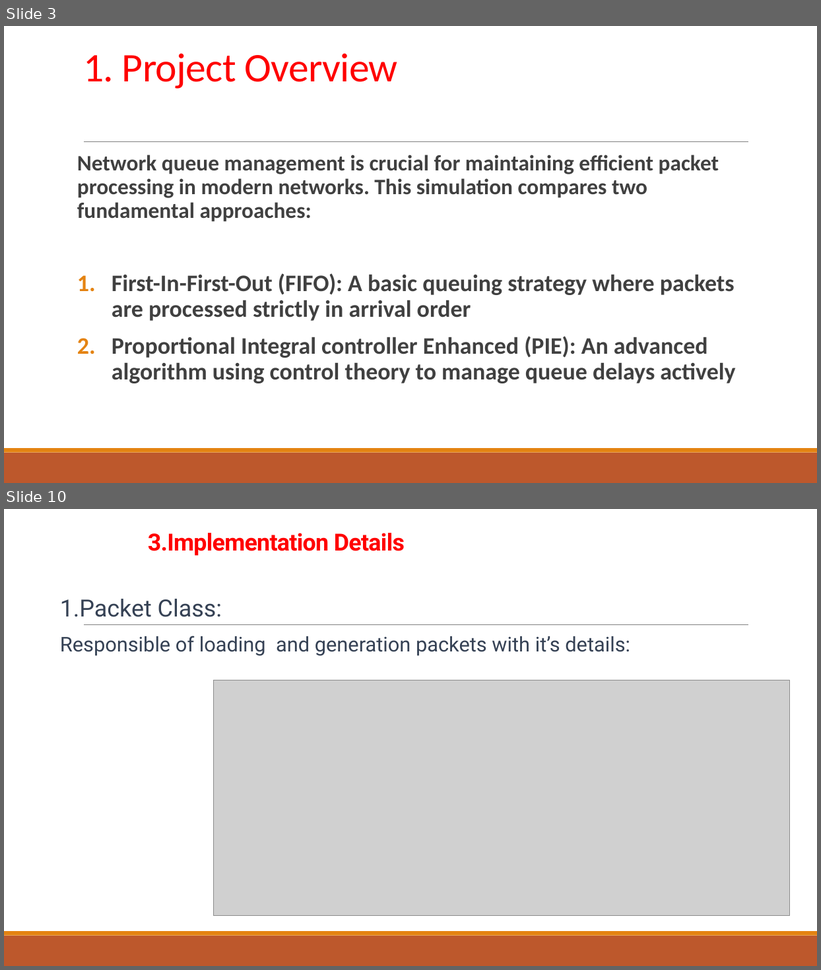
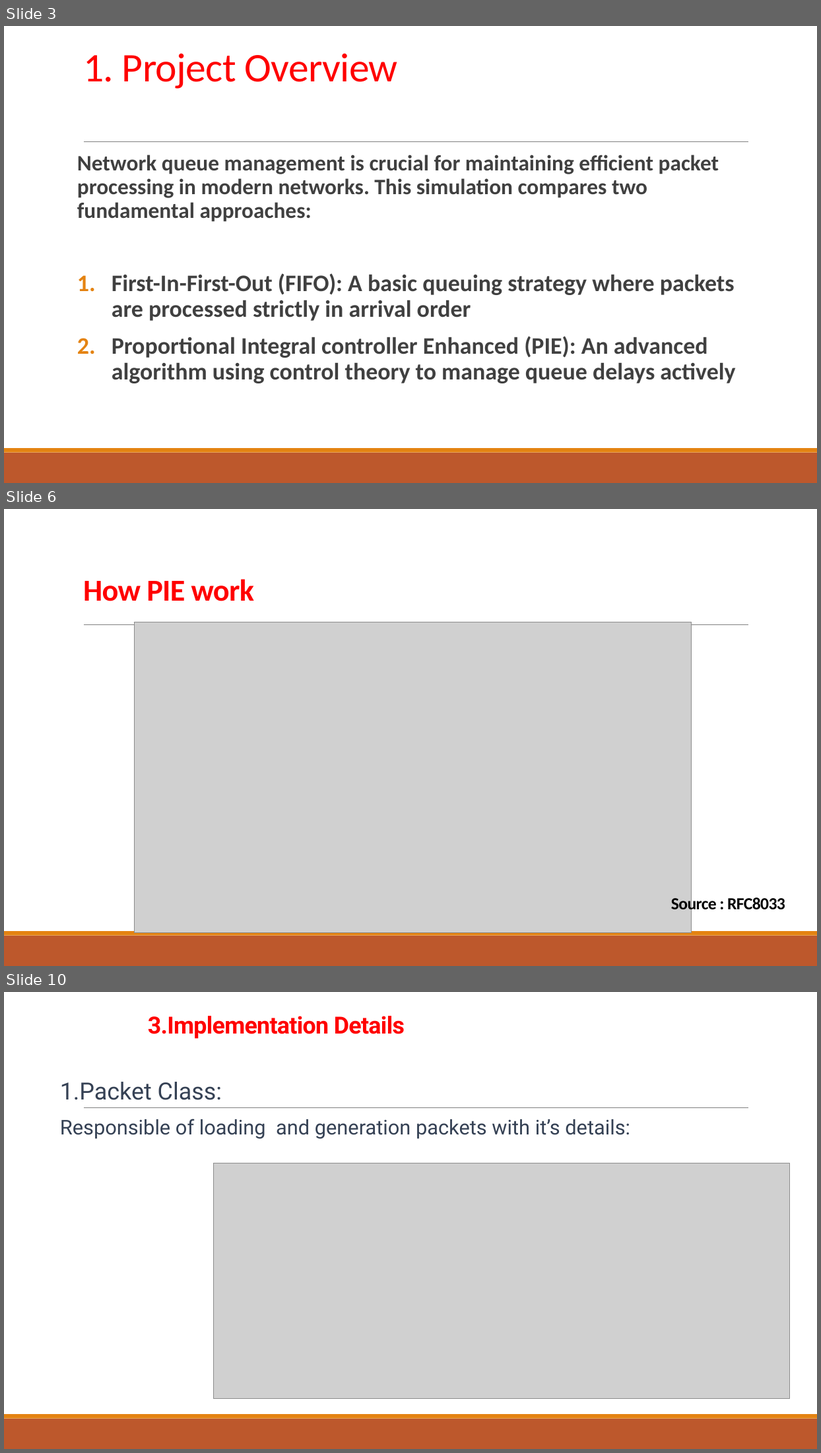
Before and after one commit to Thanoon12k/ROUTER-AQM-FIFO-CODEL-PIE-comparison, a slide deck: PIE.pptx. Shown one above the other, each under a label of ours: slides 3 and 10 before the commit, slides 3, 6 and 10 after it; the slides between them are not shown. The pictures are 821x970 and 821x1453 pixels, drawn with LibreOffice and Linux fonts; fonts in the diff are those of the drawing; grey boxes stand for pictures. Boxes give left, top, right and bottom in pixels: in the first picture for what was removed or moved away, otherwise in the second. Text is boxed around its words. In the diff, an @@ line names an element or a change of style, - is before the commit and + after.

```diff
--- a/PIE.pptx
+++ b/PIE.pptx
@@ slide 6 added at <box>4,509,817,966</box>, background #FFFFFF; not listed: 3 template elements that a slide beside it also shows @@
@@ title added at <box>83,579,254,601</box>, 36 pt, text #FF0000, bold @@
+How PIE work
@@ picture added at <box>134,623,691,933</box> @@
@@ text added at <box>671,896,785,914</box>, 20 pt, text #000000, bold @@
+Source : RFC8033
```
Also in this commit, not shown: 14 slides changed, 3 other slides added, 6 slides removed, 16 other files.
